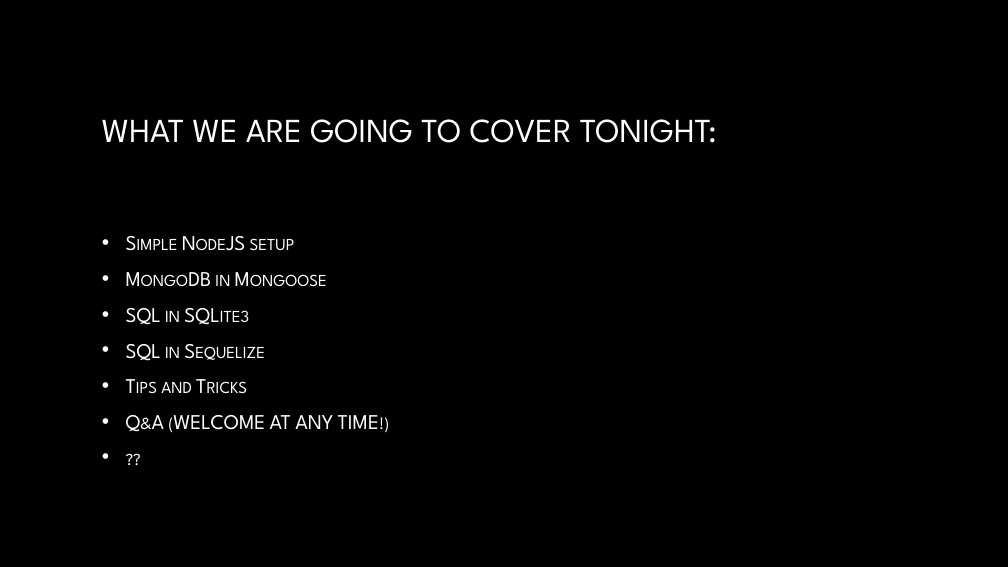
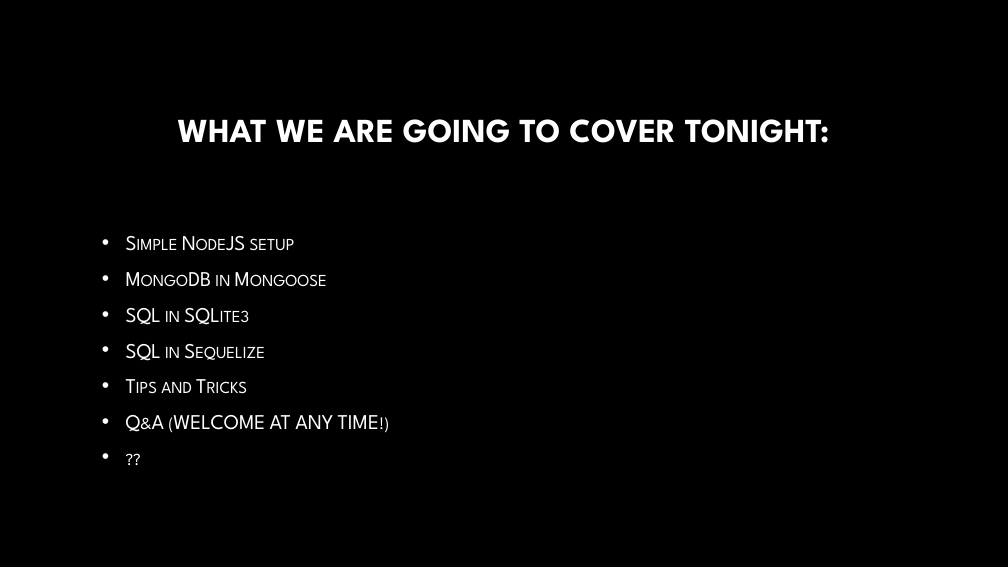
Before and after one commit to AlanWilsonWeb/Javascript-Talk, a slide deck: slide 2 of Presentation.pptx. Drawn at 1008x567 pixels with LibreOffice and Linux fonts; fonts in the diff are those of the drawing; background and template pictures are left out. Boxes give left, top, right and bottom in pixels: in the first picture for what was removed or moved away, otherwise in the second. Text is boxed around its words. In the diff, an @@ line names an element or a change of style, - is before the commit and + after.

```diff
--- a/Presentation.pptx
+++ b/Presentation.pptx
@@ title "WHAT WE ARE GOING TO ..." at [178,119,829,143]: bold on; alignment left to centre @@
```
Also in this commit, not shown: 3 other slides changed, 5 slides added, 3 slides removed, 1 other file.
